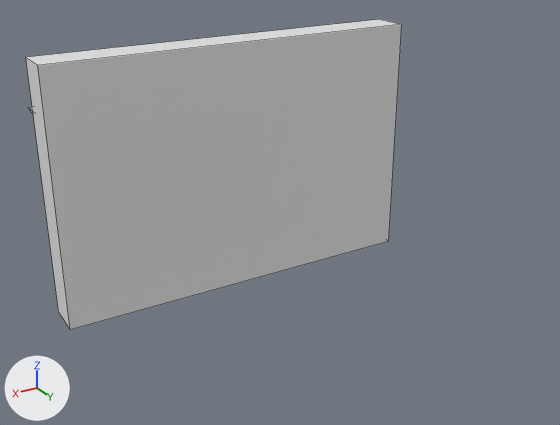
The FBX model Loop3D/TestGame/Resources/FBX/PlayButton.fbx as it was, and as the next commit left it.
One viewpoint serves both versions: a camera (50 mm lens) standing at (0.0182, 0.0454, 0.0146) and looking at (-0.0011, 0.0133, -0.0014). Lighting does not change. The marker at lower left points along +X, +Y and +Z. Mesh edges are drawn as thin lines. Where no turn or scale is listed for an object, it has been applied to the vertices.
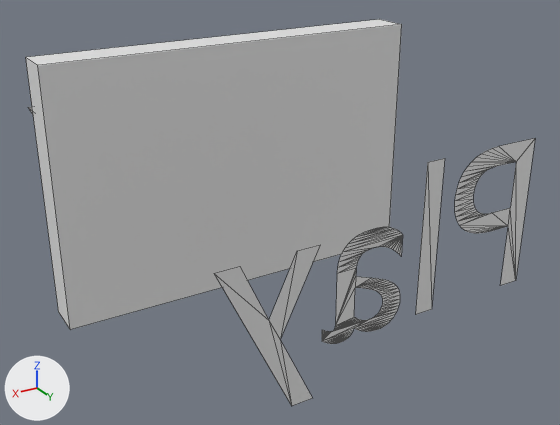
Where the change shows, as pixel boxes [x1, y1, x2, y2] in the pictures (560 x 425 px):
'Text.001', added
    after: [214, 138, 535, 406]

Diff of the bpy script that builds the scene:
```diff
--- a/Loop3D/TestGame/Resources/FBX/PlayButton.fbx.py
+++ b/Loop3D/TestGame/Resources/FBX/PlayButton.fbx.py
@@ ob_text_001 @@
+ob_text_001 = bpy.data.objects.new('Text.001', me_text.copy())  # the mesh of ob_text
+ob_text_001.location = (0.0003, 0.02392, 0.0)
```
